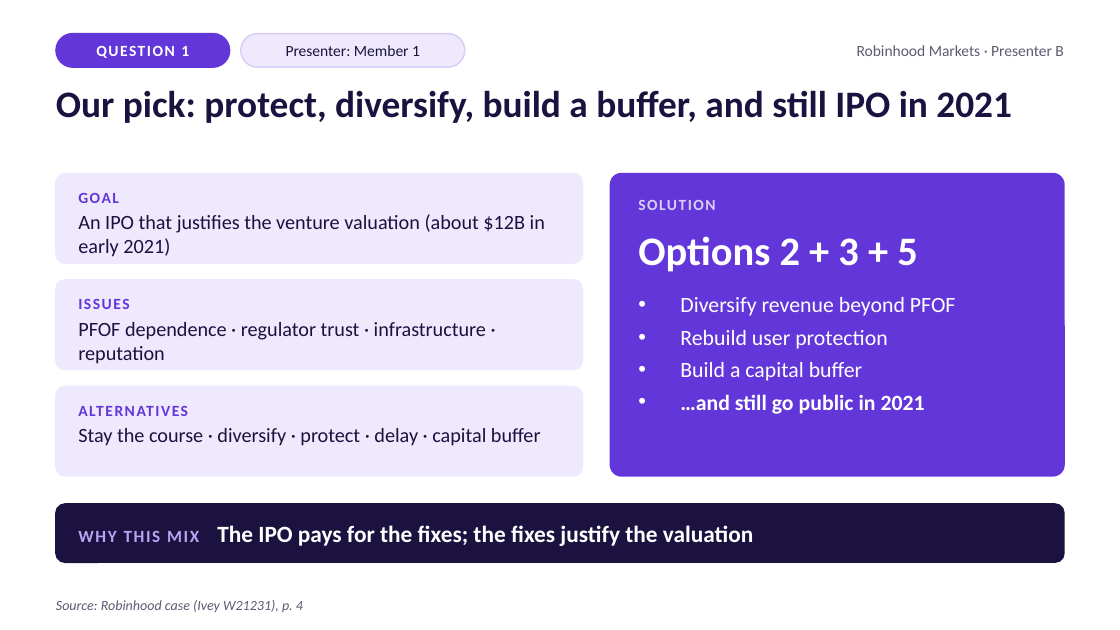
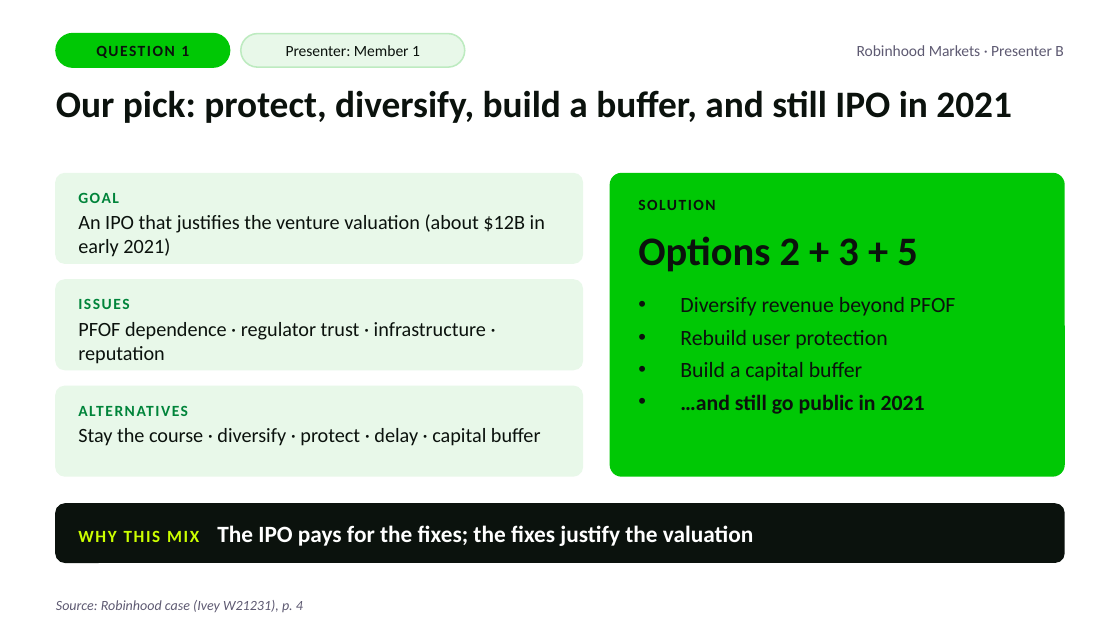
Before and after one commit to melissalcaraz1/DF, a slide deck: slide 4 of robinhood/Robinhood_Member1_Slides.pptx. Drawn at 1120x630 pixels with LibreOffice and Linux fonts; fonts in the diff are those of the drawing. Boxes give left, top, right and bottom in pixels: in the first picture for what was removed or moved away, otherwise in the second. Text is boxed around its words. In the diff, an @@ line names an element or a change of style, - is before the commit and + after.

```diff
--- a/robinhood/Robinhood_Member1_Slides.pptx
+++ b/robinhood/Robinhood_Member1_Slides.pptx
@@ rounded rectangle at <box>56,34,230,67</box>: fill #6236D9 to #00C805; outline #6236D9 1 pt to #00C805 1 pt @@
@@ rounded rectangle at <box>241,34,465,67</box>: fill #EEE9FC to #E8F8E9; outline #D9CEF7 1 pt to #BDEBC0 1 pt @@
@@ rounded rectangle at <box>610,174,1064,476</box>: fill #6236D9 to #00C805; outline #6236D9 1 pt to #00C805 1 pt @@
@@ text "SOLUTION" at <box>638,200,715,210</box>: text colour #D9CEF7 to #0B120D @@
@@ text colour #FFFFFF to #0B120D in 3 elements at <box>96,46,189,58</box>, <box>638,236,917,272</box>, <box>680,297,956,414</box> @@
@@ fill #EEE9FC to #E8F8E9; outline #EEE9FC 1 pt to #E8F8E9 1 pt in 3 elements at <box>56,174,582,263</box>, <box>56,280,582,370</box>, <box>56,386,582,476</box> @@
@@ text colour #6236D9 to #00843A in 3 elements at <box>78,192,119,203</box>, <box>78,298,129,309</box>, <box>78,405,188,416</box> @@
@@ text colour #1B1240 to #0B120D in 5 elements at <box>286,45,420,56</box>, <box>56,90,1012,123</box>, <box>78,214,545,257</box>, <box>78,322,486,364</box>, <box>78,428,541,446</box> @@
@@ rounded rectangle at <box>56,504,1064,562</box>: fill #1B1240 to #0B120D; outline #1B1240 1 pt to #0B120D 1 pt @@
@@ text "WHY THIS MIX The IPO ..." at <box>78,525,753,546</box>: text colour #B9A5F5 to #CCFF00 in "WHY THIS MIX" @@
```
Also in this commit, not shown: 4 other slides changed, 1 other file.
